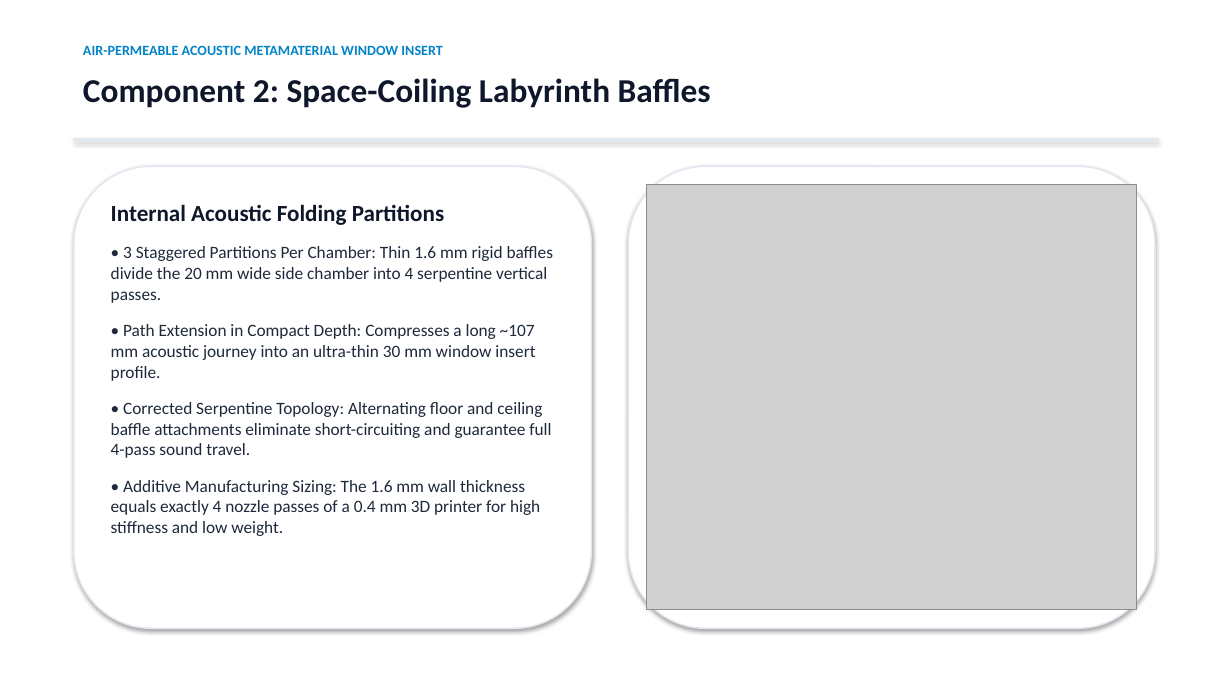
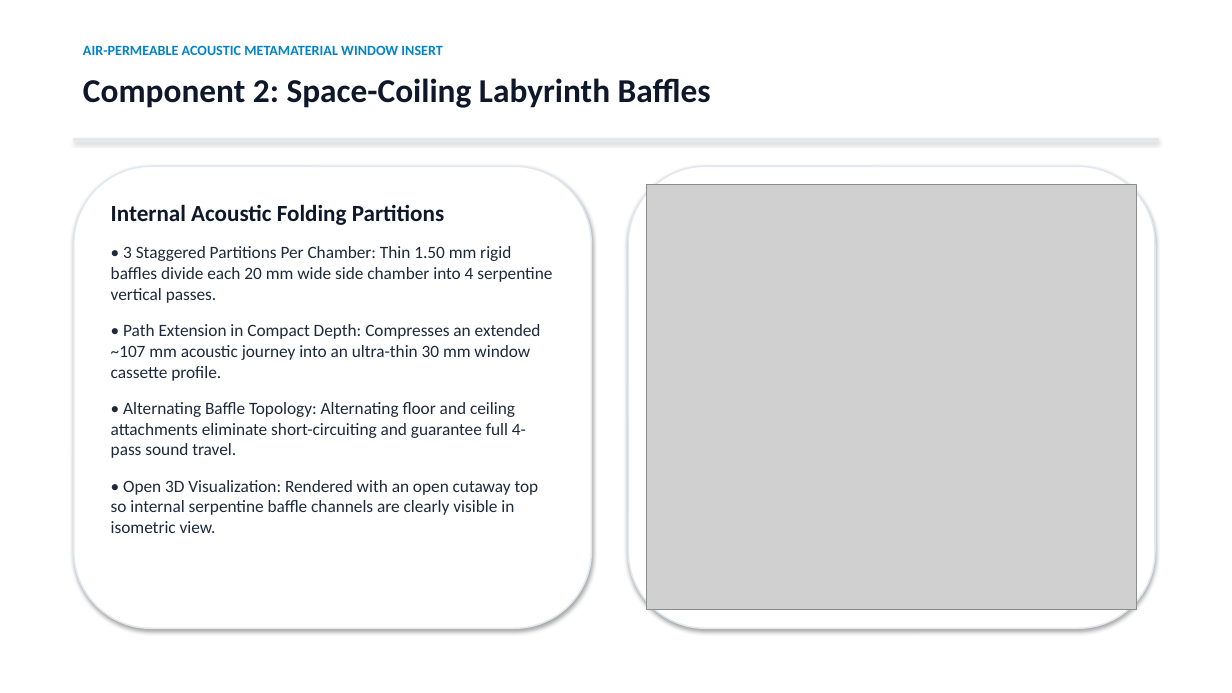
Before and after one commit to ninja967/Air-Permeable-Acoustic-Metamaterial-Window-Insert, a slide deck: slide 6 of Acoustic_Metamaterial_Presentation.pptx. Drawn at 1232x693 pixels with LibreOffice and Linux fonts; fonts in the diff are those of the drawing; grey boxes stand for pictures. Boxes give left, top, right and bottom in pixels: in the first picture for what was removed or moved away, otherwise in the second. Text is boxed around its words. In the diff, an @@ line names an element or a change of style, - is before the commit and + after.

Commit message:
Update SolidWorks models, renders, presentation, and docs to match user blueprint visual (1.50mm walls, 2.00mm slit, 3D cutaway view)

```diff
--- a/Acoustic_Metamaterial_Presentation.pptx
+++ b/Acoustic_Metamaterial_Presentation.pptx
@@ text at (111, 246, 552, 533): text changed @@
-• 3 Staggered Partitions Per Chamber: Thin 1.6 mm rigid baffles divide the 20 mm wide side chamber into 4 serpentine vertical passes.
-• Path Extension in Compact Depth: Compresses a long ~107 mm acoustic journey into an ultra-thin 30 mm window insert profile.
-• Corrected Serpentine Topology: Alternating floor and ceiling baffle attachments eliminate short-circuiting and guarantee full 4-pass sound travel.
-• Additive Manufacturing Sizing: The 1.6 mm wall thickness equals exactly 4 nozzle passes of a 0.4 mm 3D printer for high stiffness and low weight.
+• 3 Staggered Partitions Per Chamber: Thin 1.50 mm rigid baffles divide each 20 mm wide side chamber into 4 serpentine vertical passes.
+• Path Extension in Compact Depth: Compresses an extended ~107 mm acoustic journey into an ultra-thin 30 mm window cassette profile.
+• Alternating Baffle Topology: Alternating floor and ceiling attachments eliminate short-circuiting and guarantee full 4-pass sound travel.
+• Open 3D Visualization: Rendered with an open cutaway top so internal serpentine baffle channels are clearly visible in isometric view.
```
Also in this commit, not shown: 5 other slides changed, 20 other files.
